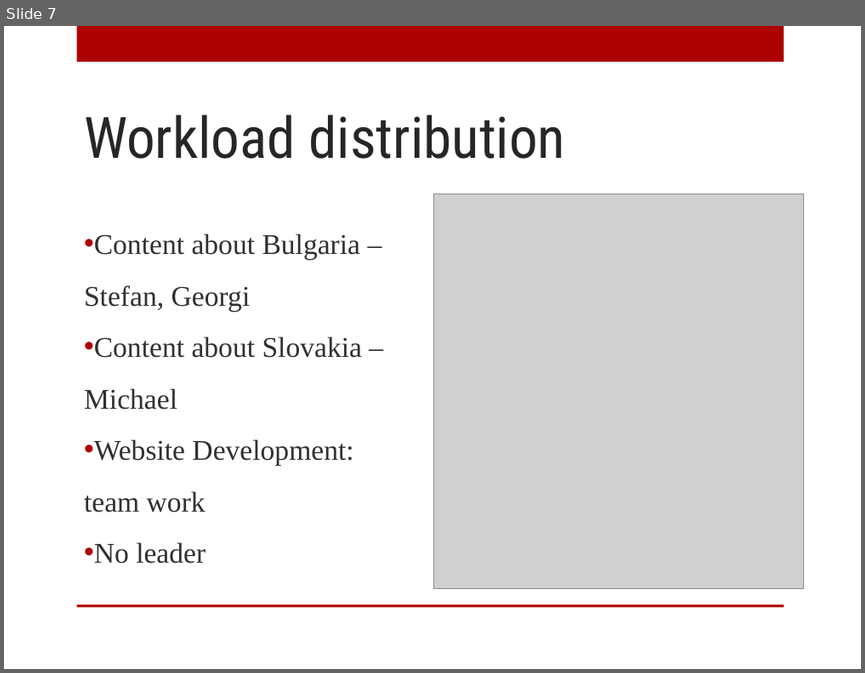
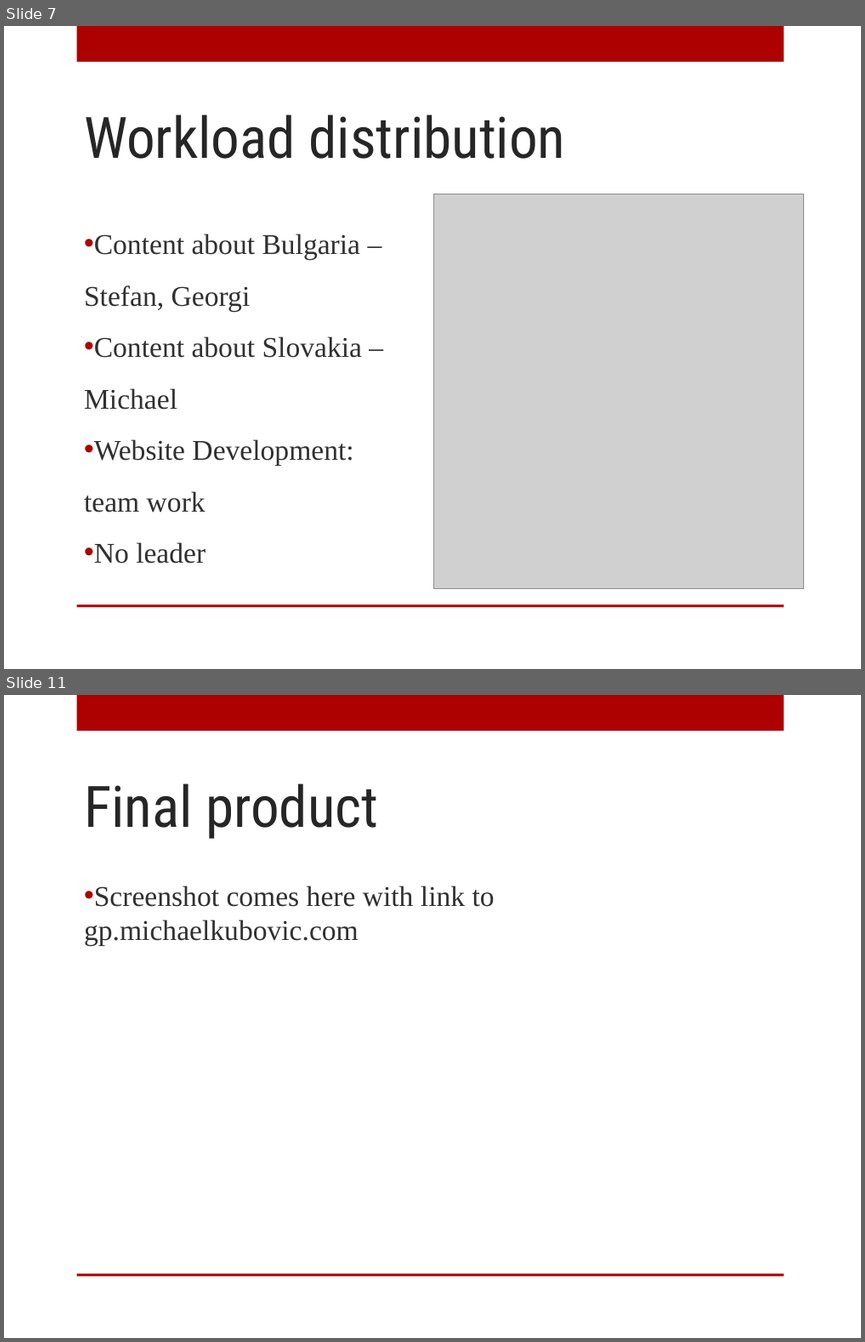
Before and after one commit to MichaelKubovic/gp, a slide deck: presentation.pptx. Shown one above the other, each under a label of ours: slide 7 before the commit, slides 7 and 11 after it; the slides between them are not shown. The pictures are 865x673 and 865x1342 pixels, drawn with LibreOffice and Linux fonts; fonts in the diff are those of the drawing; grey boxes stand for pictures; background and template pictures are left out. Boxes give left, top, right and bottom in pixels: in the first picture for what was removed or moved away, otherwise in the second. Text is boxed around its words. In the diff, an @@ line names an element or a change of style, - is before the commit and + after.

```diff
--- a/presentation.pptx
+++ b/presentation.pptx
@@ slide 11 added at <box>4,695,861,1338</box>, background picture (left out); not listed: 2 template elements that a slide beside it also shows @@
@@ title added at <box>84,783,378,839</box>, 48 pt, text #262626 @@
+Final product
@@ text added at <box>84,885,494,946</box>, 24 pt, text #303030 @@
+• Screenshot comes here with link to gp.michaelkubovic.com
```
Also in this commit, not shown: 1 slide changed, 2 other slides added, 2 other files.
